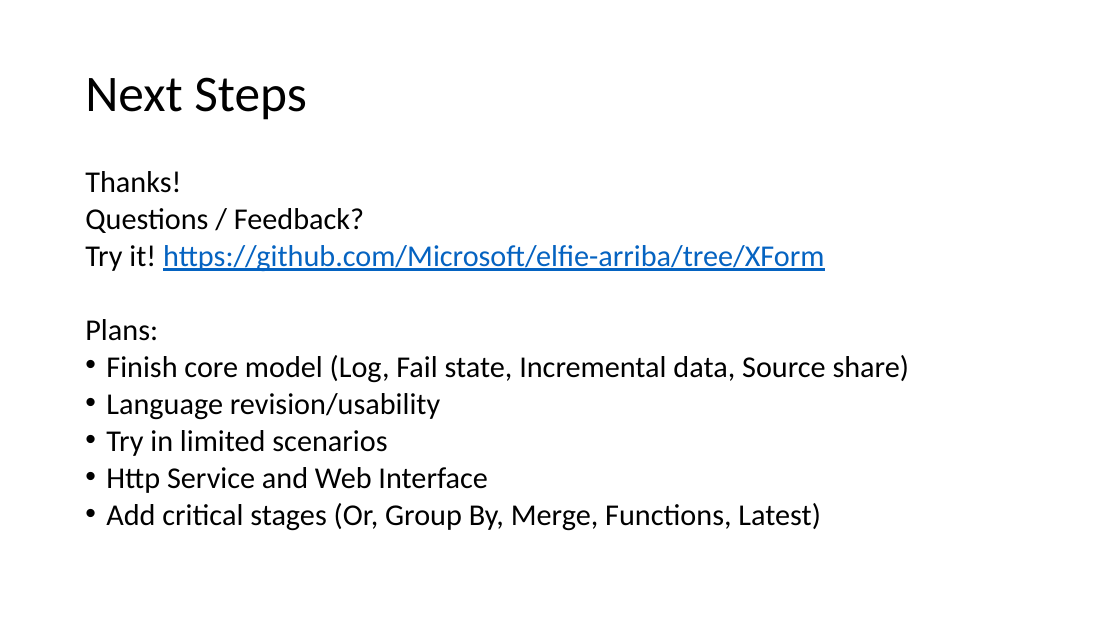
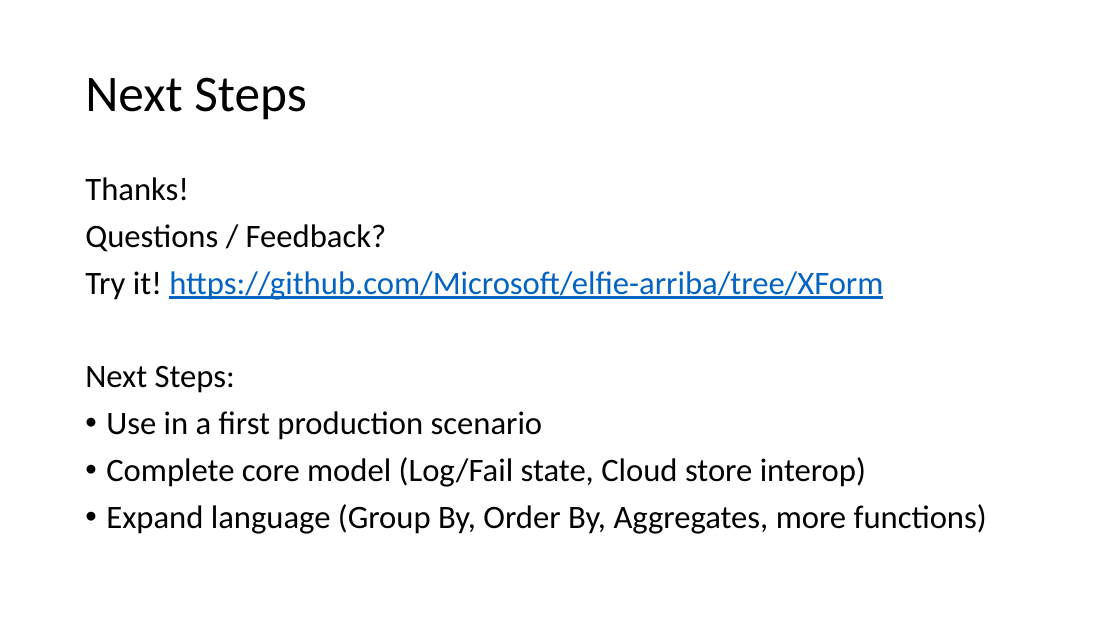
Before and after one commit to microsoft/elfie-arriba, a slide deck: slide 9 of XForm/XForm Demo.pptx (slide 10 before the commit). Drawn at 1120x630 pixels with LibreOffice and Linux fonts; fonts in the diff are those of the drawing. Boxes give left, top, right and bottom in pixels: in the first picture for what was removed or moved away, otherwise in the second. Text is boxed around its words. In the diff, an @@ line names an element or a change of style, - is before the commit and + after.

Commit message:
XForm Demo V2 - data processing refocus.

```diff
--- a/XForm/XForm Demo.pptx
+++ b/XForm/XForm Demo.pptx
@@ text at <box>85,177,883,300</box>: size 25.9 to 28 pt in "Thanks!", "Questions / Feedback?", "Try it! https://github.com/Microsoft/elfie-arriba/tree/XForm"; line spacing 0.7 to 0.9 @@
@@ text at <box>85,365,987,534</box>: text changed; size 25.9 to 28 pt @@
-Plans:
-• Finish core model (Log, Fail state, Incremental data, Source share)
-• Language revision/usability
-• Try in limited scenarios
-• Http Service and Web Interface
-• Add critical stages (Or, Group By, Merge, Functions, Latest)
+Next Steps:
+• Use in a first production scenario
+• Complete core model (Log/Fail state, Cloud store interop)
+• Expand language (Group By, Order By, Aggregates, more functions)
```
Also in this commit, not shown: 8 other slides changed, 1 slide removed.
